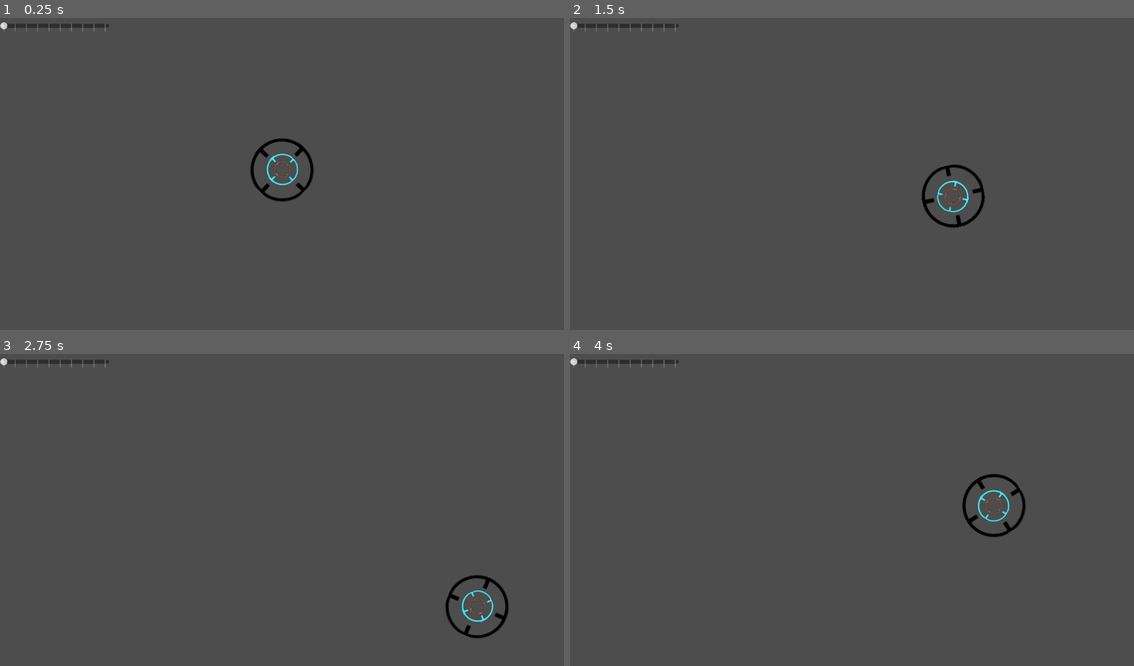
Above: before the commit, frames 1-4 (two rows, left to right).
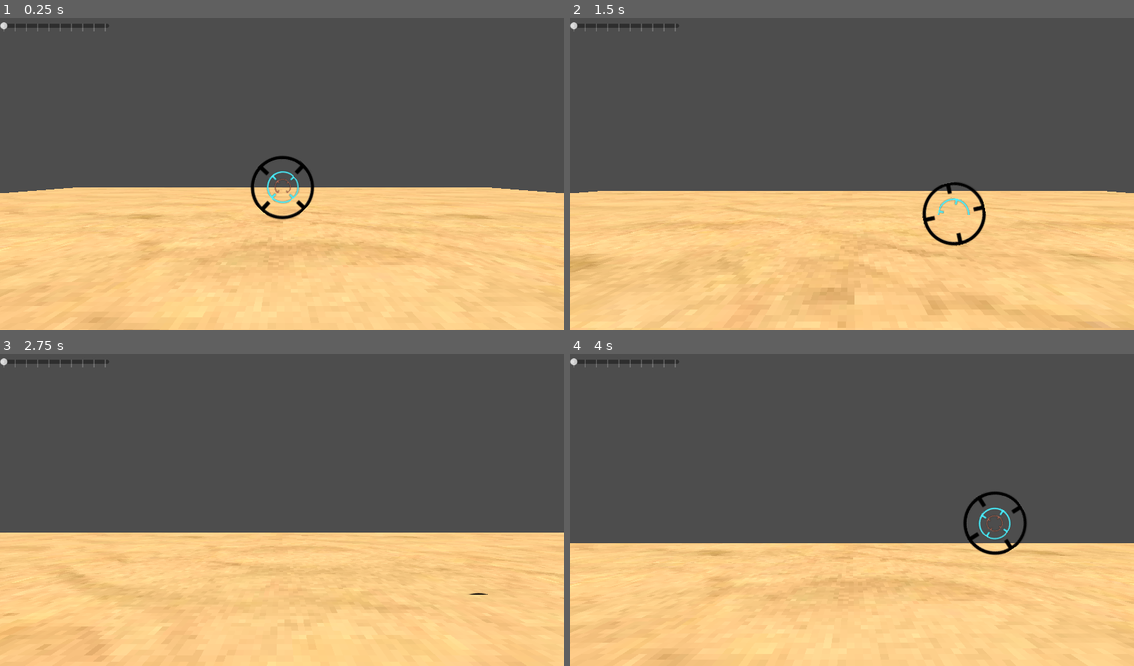
Above: after the commit, the same moments.

Repository: yissok/project-v
Game: Godot game, scene res://scenes/MainScene.tscn
Two runs of this game, one before a commit and one after it. Both use one fixed random seed, a clock stepped at 60 frames per second and the inputs below. Before the commit the project starts from res://MainScene.tscn.
Inputs:
- Up to frame 1 (0.25 s): no input
- Up to frame 2 (1.5 s): hold D (la_right) 0.53-1.28 s; hold S (la_down) from 1.28 s (still down)
- Up to frame 3 (2.75 s): release S (la_down) at 2.03 s; hold D (la_right) from 2.03 s (still down)
- Up to frame 4 (4 s): release D (la_right) at 2.78 s; hold W (la_up) 2.78-3.53 s; hold A (la_left) from 3.53 s (still down)

The runs differ from the first frame. In frame 1, 46% of the frame differs, in the area x 0-100%, y 38-100%; in frame 2, 45%; in frame 3, 43%; in frame 4, 40%.

Commit message:
Creato cartelle, aggiunto tile sabbia

Diff:
--- a/MainScene.tscn
+++ /dev/null
@@ -1,39 +0,0 @@
-[gd_scene load_steps=8 format=3 uid="uid://duj8cloekrr5s"]
-
-[ext_resource type="Script" path="res://Crosshair.gd" id="1_hxjch"]
-[ext_resource type="Texture2D" uid="uid://hp1gjwdxjblc" path="res://assets/spriites/crosshair_tonda.png" id="1_xbbib"]
-[ext_resource type="Texture2D" uid="uid://coafeitxvdwwj" path="res://assets/spriites/crosshair_red.png" id="2_vlciw"]
-[ext_resource type="Script" path="res://CrossMain.gd" id="2_xt1r4"]
-[ext_resource type="Script" path="res://Cross2.gd" id="3_2b4t7"]
-[ext_resource type="Texture2D" uid="uid://b38upcmu66c63" path="res://assets/spriites/crosshair_cya.png" id="4_3j4h3"]
-[ext_resource type="Script" path="res://Cross3.gd" id="4_fkx34"]
-
-[node name="Node3D" type="Node3D"]
-
-[node name="Camera3D" type="Camera3D" parent="."]
-transform = Transform3D(1, 0, 0, 0, 1, 0, 0, 0, 1, 0, 1, 1)
-
-[node name="Crosshair" type="Node3D" parent="."]
-script = ExtResource("1_hxjch")
-
-[node name="CrossMain" type="Sprite3D" parent="Crosshair"]
-transform = Transform3D(0.12, 0, 0, 0, 0.12, 0, 0, 0, 0.12, 0, 1.14838, -13.7102)
-texture = ExtResource("2_vlciw")
-script = ExtResource("2_xt1r4")
-
-[node name="Cross2" type="Sprite3D" parent="Crosshair"]
-transform = Transform3D(0.12, 0, 0, 0, 0.12, 0, 0, 0, 0.12, 0, 1.18891, -13.0826)
-texture = ExtResource("4_3j4h3")
-script = ExtResource("3_2b4t7")
-
-[node name="Cross3" type="Sprite3D" parent="Crosshair"]
-transform = Transform3D(0.12, 0, 0, 0, 0.12, 0, 0, 0, 0.12, 0, 1.1942, -12.4545)
-texture = ExtResource("1_xbbib")
-script = ExtResource("4_fkx34")
-
-[node name="slider_offset_camera" type="HSlider" parent="Crosshair"]
-offset_right = 223.0
-offset_bottom = 53.0
-step = 10.0
-tick_count = 10
-ticks_on_borders = true
--- /dev/null
+++ b/assets/models/tile_sabbia.gd
@@ -0,0 +1,12 @@
+extends Node3D
+
+
+# Called when the node enters the scene tree for the first time.
+func _ready():
+	pass # Replace with function body.
+
+
+# Called every frame. 'delta' is the elapsed time since the previous frame.
+func _process(delta):
+	self.position += Vector3(0, 0, 0.05)
+	pass
--- a/project.godot
+++ b/project.godot
@@ -11,7 +11,7 @@
 [application]
 
 config/name="project-v"
-run/main_scene="res://MainScene.tscn"
+run/main_scene="res://scenes/MainScene.tscn"
 config/features=PackedStringArray("4.2", "Forward Plus")
 config/icon="res://icon.svg"
 
--- /dev/null
+++ b/scenes/MainScene.tscn
@@ -0,0 +1,48 @@
+[gd_scene load_steps=10 format=3 uid="uid://duj8cloekrr5s"]
+
+[ext_resource type="Script" path="res://scripts/Crosshair.gd" id="1_m88w7"]
+[ext_resource type="Texture2D" uid="uid://coafeitxvdwwj" path="res://assets/spriites/crosshair_red.png" id="2_47rvy"]
+[ext_resource type="Script" path="res://scripts/CrossMain.gd" id="3_3lyca"]
+[ext_resource type="Texture2D" uid="uid://b38upcmu66c63" path="res://assets/spriites/crosshair_cya.png" id="4_vojde"]
+[ext_resource type="Script" path="res://scripts/Cross2.gd" id="5_0xi8x"]
+[ext_resource type="Texture2D" uid="uid://hp1gjwdxjblc" path="res://assets/spriites/crosshair_tonda.png" id="6_hypnw"]
+[ext_resource type="Script" path="res://scripts/Cross3.gd" id="7_c2p25"]
+[ext_resource type="PackedScene" uid="uid://b2xlvdlvs60k3" path="res://assets/models/tile_sabbia.glb" id="8_hdvsu"]
+[ext_resource type="Script" path="res://assets/models/tile_sabbia.gd" id="9_hkw4p"]
+
+[node name="Node3D" type="Node3D"]
+
+[node name="Camera3D" type="Camera3D" parent="."]
+transform = Transform3D(1, 0, 0, 0, 1, 0, 0, 0, 1, -0.0289841, 2.2512, 0.930524)
+
+[node name="Crosshair" type="Node3D" parent="."]
+script = ExtResource("1_m88w7")
+
+[node name="CrossMain" type="Sprite3D" parent="Crosshair"]
+transform = Transform3D(0.12, 0, 0, 0, 0.12, 0, 0, 0, 0.12, 0, 1.14838, -13.7102)
+texture = ExtResource("2_47rvy")
+script = ExtResource("3_3lyca")
+
+[node name="Cross2" type="Sprite3D" parent="Crosshair"]
+transform = Transform3D(0.12, 0, 0, 0, 0.12, 0, 0, 0, 0.12, 0, 1.18891, -13.0826)
+texture = ExtResource("4_vojde")
+script = ExtResource("5_0xi8x")
+
+[node name="Cross3" type="Sprite3D" parent="Crosshair"]
+transform = Transform3D(0.12, 0, 0, 0, 0.12, 0, 0, 0, 0.12, 0, 1.1942, -12.4545)
+texture = ExtResource("6_hypnw")
+script = ExtResource("7_c2p25")
+
+[node name="slider_offset_camera" type="HSlider" parent="Crosshair"]
+offset_right = 223.0
+offset_bottom = 53.0
+step = 10.0
+tick_count = 10
+ticks_on_borders = true
+
+[node name="DirectionalLight3D" type="DirectionalLight3D" parent="."]
+transform = Transform3D(1, 0, 0, 0, -4.37114e-08, 1, 0, -1, -4.37114e-08, -10, 10, 0)
+
+[node name="tile_sabbia" parent="." instance=ExtResource("8_hdvsu")]
+transform = Transform3D(20, 0, 0, 0, 20, 0, 0, 0, 20, 0, 0, 0)
+script = ExtResource("9_hkw4p")
Binary file added: assets/models/tile_sabbia.glb
Not shown, added: assets/models/tile_sabbia.glb.import
Binary file added: assets/models/tile_sabbia_sabbia.png
Not shown, added: assets/models/tile_sabbia_sabbia.png.import
Renamed: Cross2.gd -> scripts/Cross2.gd
Renamed: Cross3.gd -> scripts/Cross3.gd
Renamed: CrossMain.gd -> scripts/CrossMain.gd
Renamed: Crosshair.gd -> scripts/Crosshair.gd
